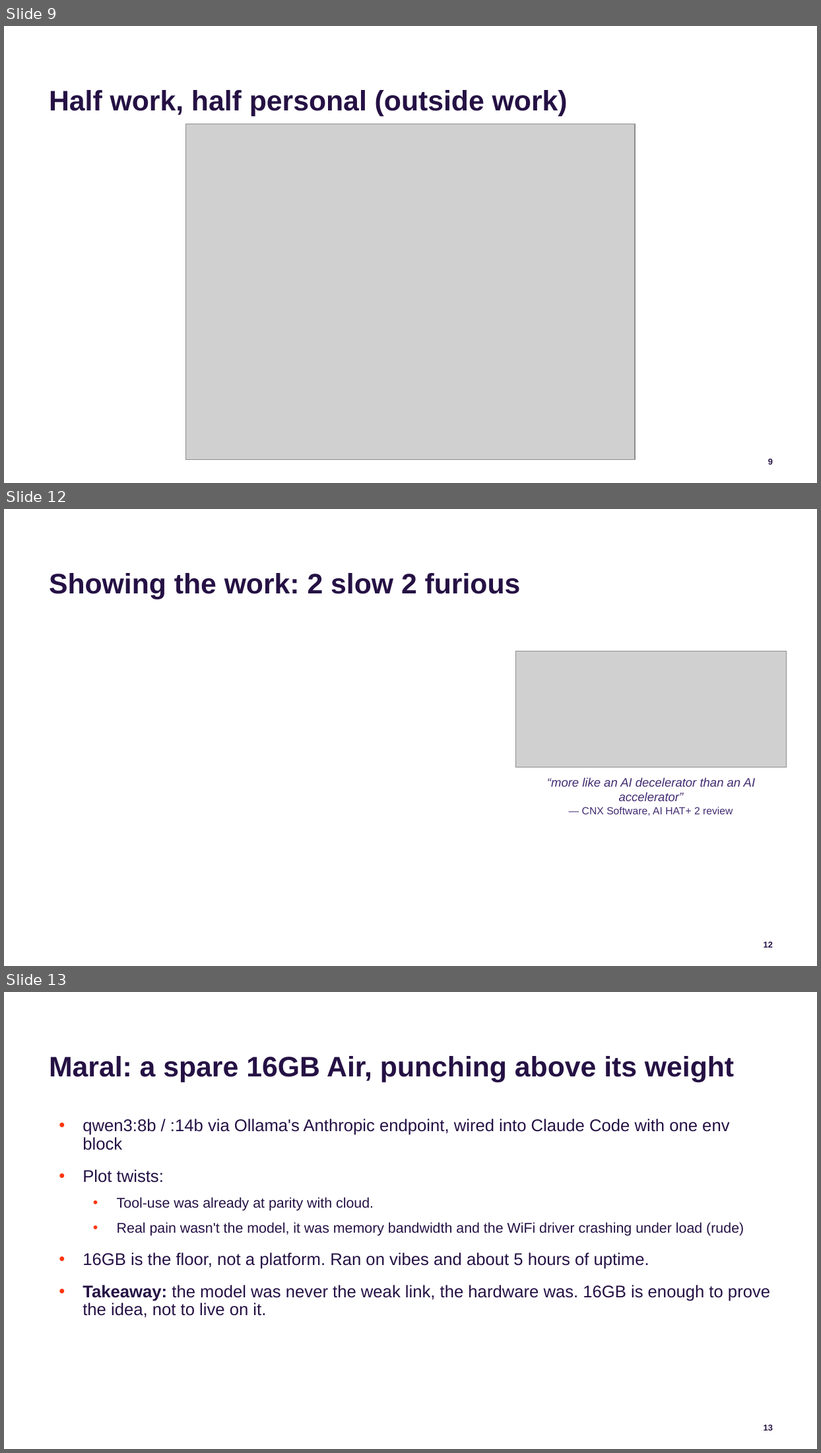
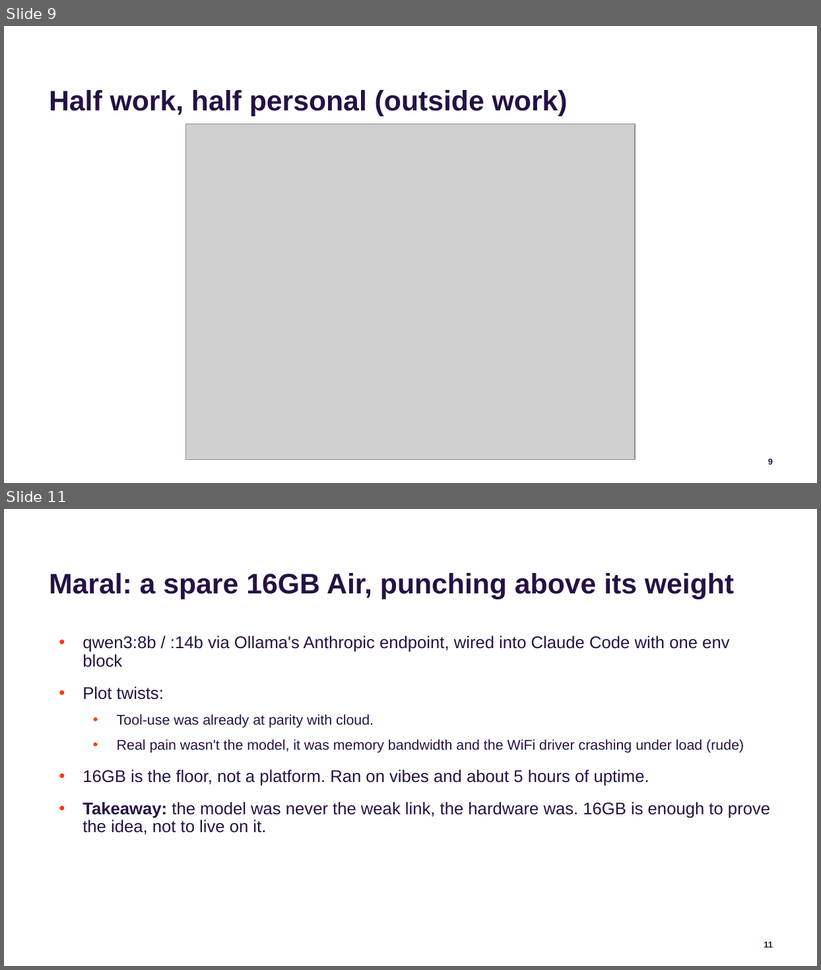
Before and after one commit to jconnolly/local-llm-pi5, a slide deck: local-llm-datasociety.pptx. Shown one above the other, each under a label of ours: slides 9, 12 and 13 before the commit, slides 9 and 11 after it; the slides between them are not shown. The pictures are 821x1453 and 821x970 pixels, drawn with LibreOffice and Linux fonts; fonts in the diff are those of the drawing; grey boxes stand for pictures; background and template pictures are left out. Boxes give left, top, right and bottom in pixels: in the first picture for what was removed or moved away, otherwise in the second. Text is boxed around its words. In the diff, an @@ line names an element or a change of style, - is before the commit and + after.

```diff
--- a/local-llm-datasociety.pptx
+++ b/local-llm-datasociety.pptx
@@ slide 12 removed at [4,509,817,966], background #FFFFFF; not listed: 1 template element that a slide beside it also shows @@
@@ title removed at [49,573,521,599] @@
-Showing the work: 2 slow 2 furious
@@ picture removed at [516,652,787,768] @@
@@ text removed at [547,778,755,816] @@
-“more like an AI decelerator than an AI accelerator”
-— CNX Software, AI HAT+ 2 review
@@ what was slide 13 is now slide 11 @@
@@ page number at [764,942,773,948]: text changed @@
-13
+11
```
Also in this commit, not shown: 4 slides changed, 10 other slides removed, 3 other files.
